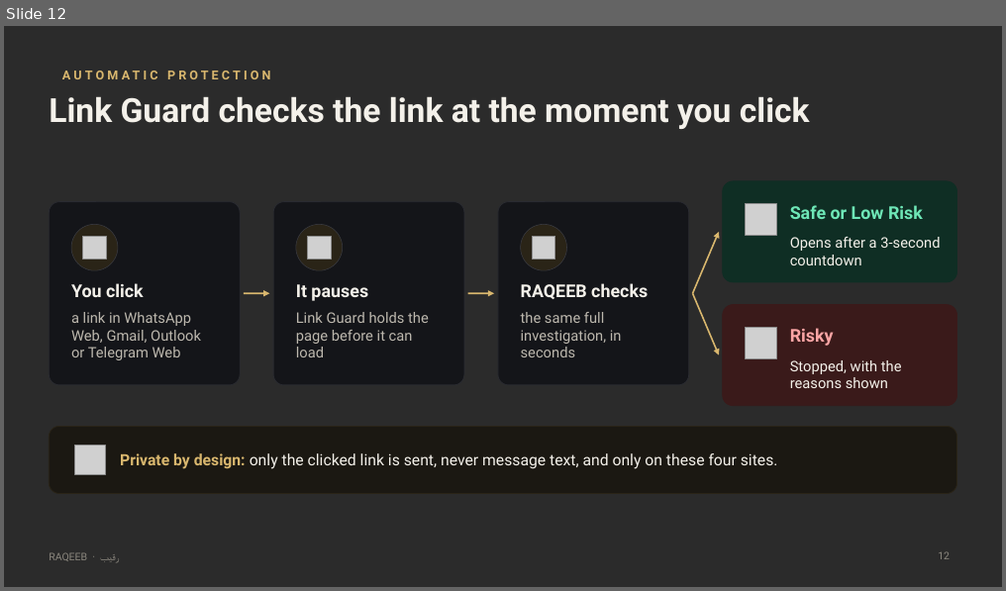
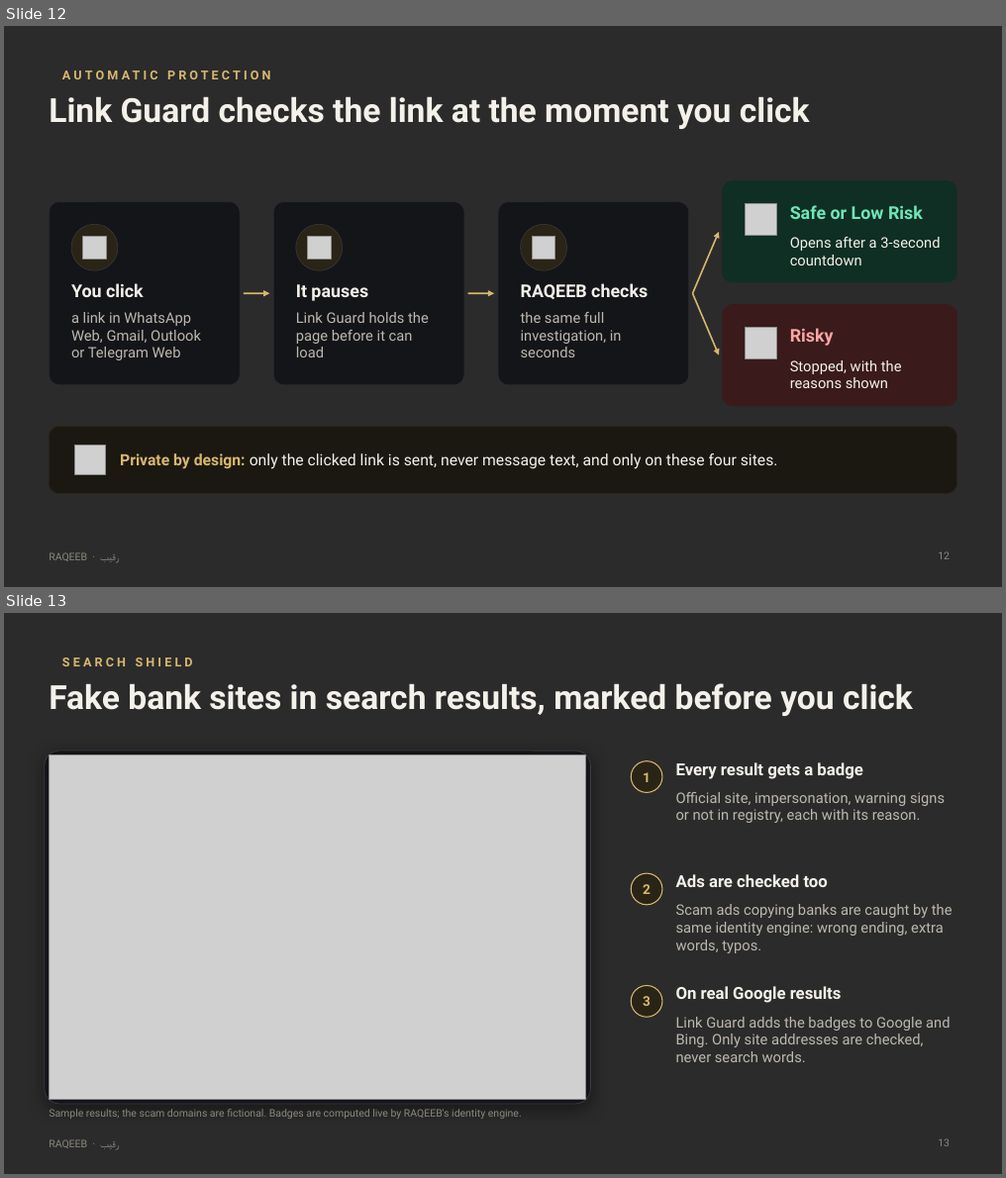
Before and after one commit to prokl1d/RAQEEB, a slide deck: docs/RAQEEB_Pitch_Deck.pptx. Shown one above the other, each under a label of ours: slide 12 before the commit, slides 12 and 13 after it. The pictures are 1006x591 and 1006x1178 pixels, drawn with LibreOffice and Linux fonts; fonts in the diff are those of the drawing; grey boxes stand for pictures; background and template pictures are left out; a plain dark background stands for a picture behind light text. Boxes give left, top, right and bottom in pixels: in the first picture for what was removed or moved away, otherwise in the second. Text is boxed around its words. In the diff, an @@ line names an element or a change of style, - is before the commit and + after.

```diff
--- a/docs/RAQEEB_Pitch_Deck.pptx
+++ b/docs/RAQEEB_Pitch_Deck.pptx
@@ slide 13 added at box(4, 613, 1002, 1174), background picture (left out); not listed: 1 template element that a slide beside it also shows @@
@@ text added at box(62, 658, 193, 666), 12 pt, text #D9B76E, bold @@
+SEARCH SHIELD
@@ title added at box(49, 683, 913, 716), 32 pt, text #F4F1EA, bold @@
+Fake bank sites in search results, marked before you click
@@ rounded rectangle added at box(45, 751, 591, 1104), fill #141519, outline #3A3B42 0.75 pt @@
@@ picture added at box(49, 756, 586, 1100) @@
@@ ellipse added at box(632, 761, 662, 792), fill #2A2417, outline #D9B76E 1 pt @@
@@ text added at box(643, 772, 650, 782), 13 pt, text #D9B76E, bold @@
+1
@@ text added at box(676, 762, 862, 779), 16 pt, text #F4F1EA, bold @@
+Every result gets a badge
@@ text added at box(676, 792, 944, 823), 14 pt, text #BDB8AE @@
+Official site, impersonation, warning signs or not in registry, each with its reason.
@@ ellipse added at box(632, 873, 662, 905), fill #2A2417, outline #D9B76E 1 pt @@
@@ text added at box(676, 874, 828, 887), 16 pt, text #F4F1EA, bold @@
+Ads are checked too
@@ text added at box(643, 884, 650, 894), 13 pt, text #D9B76E, bold @@
+2
@@ text added at box(676, 904, 952, 954), 14 pt, text #BDB8AE @@
+Scam ads copying banks are caught by the same identity engine: wrong ending, extra words, typos.
@@ ellipse added at box(632, 986, 662, 1017), fill #2A2417, outline #D9B76E 1 pt @@
@@ text added at box(643, 996, 650, 1006), 13 pt, text #D9B76E, bold @@
+3
@@ text added at box(676, 986, 842, 1003), 16 pt, text #F4F1EA, bold @@
+On real Google results
@@ text added at box(676, 1017, 949, 1062), 14 pt, text #BDB8AE @@
+Link Guard adds the badges to Google and Bing. Only site addresses are checked, never search words.
@@ text added at box(49, 1109, 522, 1119), 10 pt, text #8B877E @@
+Sample results; the scam domains are fictional. Badges are computed live by RAQEEB's identity engine.
@@ page number added at box(938, 1139, 949, 1147), 10 pt, text #8B877E @@
+13
```
Also in this commit, not shown: 3 slides changed, 2 other slides added, 34 other files.
